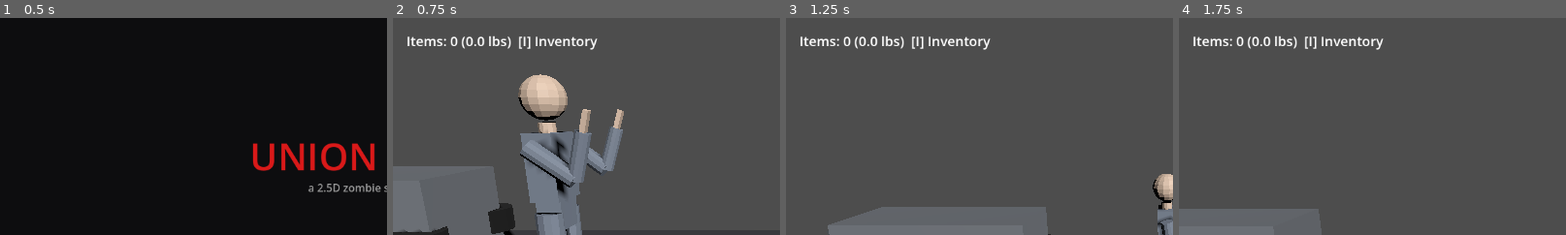
Above: before the commit, frames 1-4 (left to right).
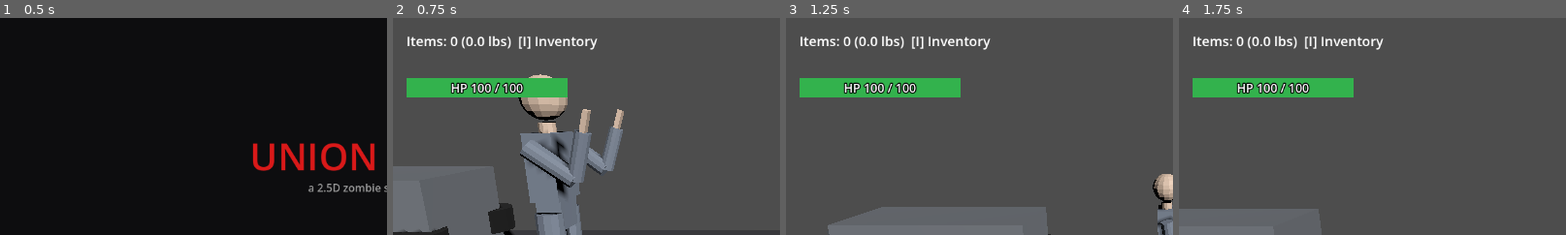
Above: after the commit, the same moments.

Repository: Natkiio/union-city-3d-remake
Game: Godot game, scene res://scenes/ui/main_menu.tscn
Same seed, same stepped clock (60 frames per second), same inputs: the game is played once before the commit and once after it.
Inputs (mouse positions are % of the whole screen's width and height, from its top left):
- Up to frame 1 (0.5 s): no input
- Up to frame 2 (0.75 s): click "Start" at 0.5 s
- Up to frame 3 (1.25 s): no input
- Up to frame 4 (1.75 s): tap Enter at 1.25 s; move the mouse to (72, 45) at 1.27 s; hold D (move_right) from 1.28 s (still down); tap Space (attack) at 1.35 s
The pictures show only the part of the screen within x 0-50%, y 0-50%; the shares and areas given below are measured in that part.

Frame 1 is identical in both runs. In frame 2, 3.7% of the frame differs, in the area x 3-46%, y 27-37%; in frame 3, 3.7%; in frame 4, 3.7%.

Commit message:
Add a player health bar and "HP x / y" readout to the HUD
HUD gets a ProgressBar with an outlined centred label, top-left at a 20px
left margin, stacked under the existing items label. hud.gd finds the
player via the "player" group, caches the last shown health/max, and
redraws only when either changes. The fill goes red below 30% health.
The HUD now runs while paused so the readout is right on the death screen.
Max health is read from the player's MAX_HEALTH constant (no max-health
property exists yet).

Headless check (scenes/main.tscn instantiated in a SceneTree script), 14/14:
  start "HP 100 / 100", bar == health
  take_damage(40) -> "HP 60 / 100", bar 60, fill normal
  take_damage(35) -> "HP 25 / 100", fill red
  heal(30) -> "HP 55 / 100", red removed; heal(500) capped at 100
  fresh scene instance after damage -> matches new player's health
  death -> "HP 0 / 100" (red); new instance after death -> "HP 100 / 100"
  items label still reads "Items: 0 (0.0 lbs)  [I] Inventory"

Diff:
--- a/scenes/ui/hud.tscn
+++ b/scenes/ui/hud.tscn
@@ -1,6 +1,12 @@
-[gd_scene load_steps=2 format=3 uid="uid://g5e4f6h7hud"]
+[gd_scene load_steps=4 format=3 uid="uid://g5e4f6h7hud"]
 
 [ext_resource type="Script" path="res://scripts/hud.gd" id="1"]
+
+[sub_resource type="StyleBoxFlat" id="HealthBg"]
+bg_color = Color(0.1, 0.1, 0.1, 0.8)
+
+[sub_resource type="StyleBoxFlat" id="HealthFill"]
+bg_color = Color(0.2, 0.7, 0.3, 1)
 
 [node name="HUD" type="CanvasLayer"]
 script = ExtResource("1")
@@ -12,3 +18,27 @@
 offset_bottom = 80.0
 theme_override_font_sizes/font_size = 20
 text = "Items: 0"
+
+[node name="HealthBar" type="ProgressBar" parent="."]
+offset_left = 20.0
+offset_top = 90.0
+offset_right = 260.0
+offset_bottom = 118.0
+theme_override_styles/background = SubResource("HealthBg")
+theme_override_styles/fill = SubResource("HealthFill")
+max_value = 100.0
+value = 100.0
+show_percentage = false
+
+[node name="HealthLabel" type="Label" parent="HealthBar"]
+layout_mode = 1
+anchors_preset = 15
+anchor_right = 1.0
+anchor_bottom = 1.0
+theme_override_colors/font_color = Color(1, 1, 1, 1)
+theme_override_colors/font_outline_color = Color(0, 0, 0, 1)
+theme_override_constants/outline_size = 6
+theme_override_font_sizes/font_size = 18
+text = "HP 100 / 100"
+horizontal_alignment = 1
+vertical_alignment = 1
--- a/scripts/hud.gd
+++ b/scripts/hud.gd
@@ -2,12 +2,37 @@
 ## Tiny HUD: inventory count, weight, and last picked up item.
 ## Press "toggle_inventory" (I) for the full inventory screen.
 
+const LOW_HEALTH_FRACTION: float = 0.3
+const HEALTH_FILL_NORMAL := Color(0.2, 0.7, 0.3)
+const HEALTH_FILL_LOW := Color(0.85, 0.15, 0.15)
+
 @onready var label: Label = $Label
+@onready var health_bar: ProgressBar = $HealthBar
+@onready var health_label: Label = $HealthBar/HealthLabel
+@onready var health_fill: StyleBoxFlat = health_bar.get_theme_stylebox("fill")
+
+var player = null
+var shown_health: float = -1.0
+var shown_max_health: float = -1.0
 
 func _ready() -> void:
+	process_mode = Node.PROCESS_MODE_ALWAYS # keep the HP readout live while paused (death screen)
 	Inventory.item_added.connect(_on_item_added)
 	Inventory.inventory_changed.connect(_on_inventory_changed)
 	_refresh("")
+
+func _process(_delta: float) -> void:
+	if not is_instance_valid(player):
+		player = get_tree().get_first_node_in_group("player")
+	if player == null:
+		return
+	# Player has no max-health property yet, so read the script constant.
+	var max_health: float = player.MAX_HEALTH
+	if player.health == shown_health and max_health == shown_max_health:
+		return
+	shown_health = player.health
+	shown_max_health = max_health
+	_refresh_health()
 
 func _on_item_added(item_name: String) -> void:
 	_refresh(item_name)
@@ -20,3 +45,10 @@
 	if last_item != "":
 		text += "\nPicked up: %s" % last_item
 	label.text = text
+
+func _refresh_health() -> void:
+	health_bar.max_value = shown_max_health
+	health_bar.value = shown_health
+	health_label.text = "HP %d / %d" % [ceili(shown_health), shown_max_health]
+	var low := shown_health < shown_max_health * LOW_HEALTH_FRACTION
+	health_fill.bg_color = HEALTH_FILL_LOW if low else HEALTH_FILL_NORMAL
